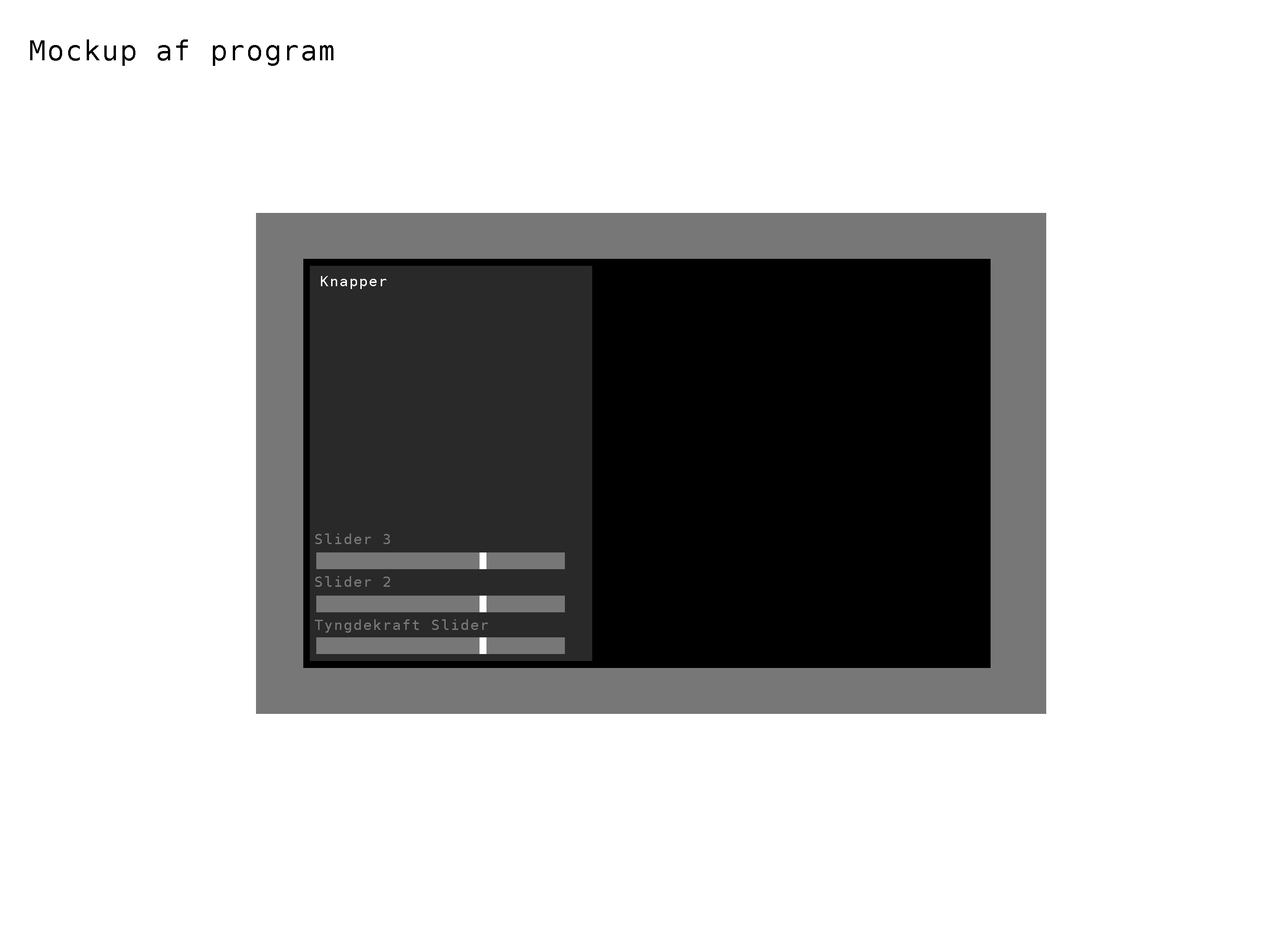
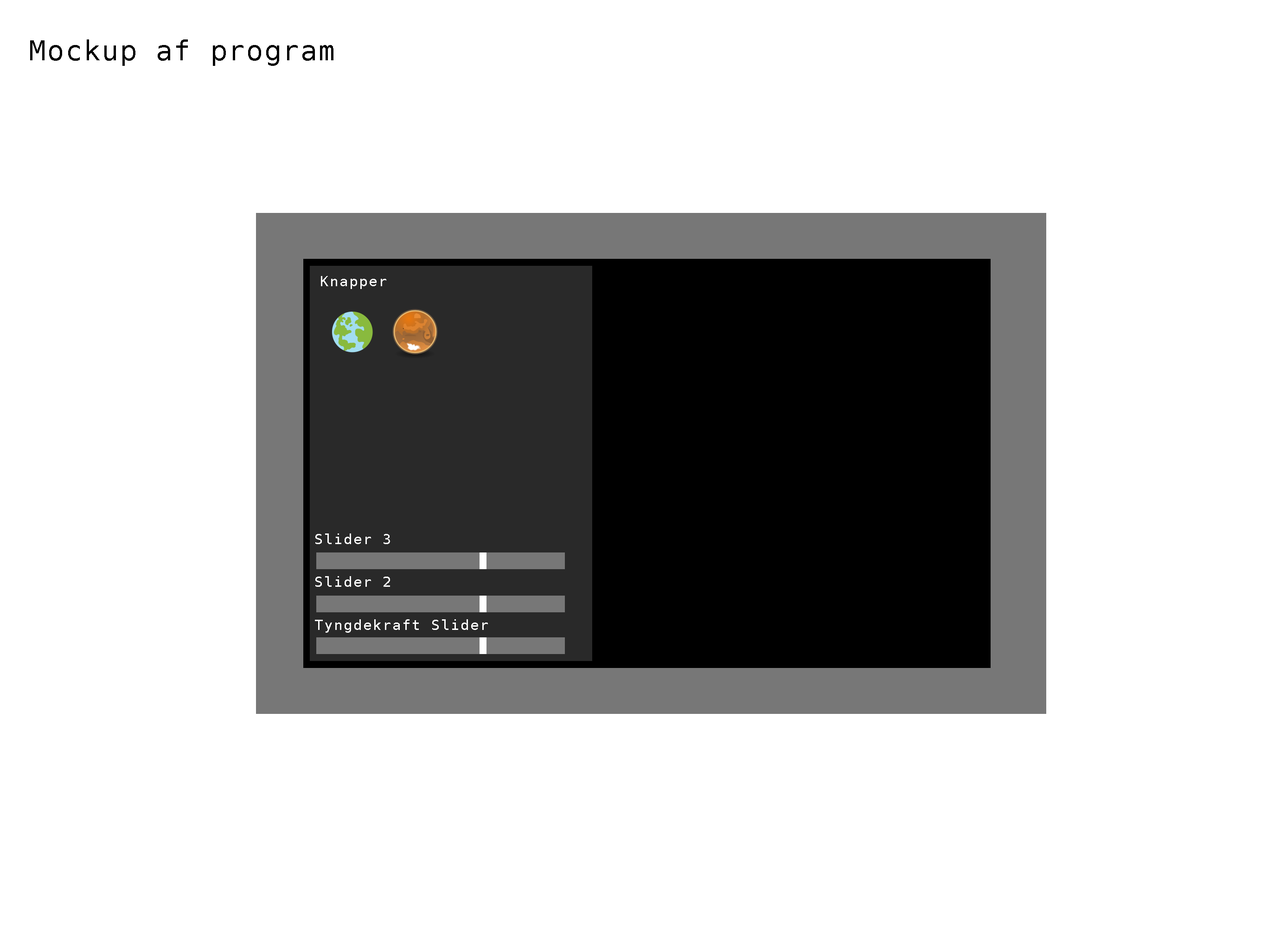
Layered file, before and after one edit (1267x950). Changes by layer:
added layer "Pasted Layer #1" in group "Buttons" over [392, 308, 438, 359]
added layer "Pasted Layer" in group "Buttons" over [331, 311, 373, 353]
painted on "Slider 3 Tekst" over [315, 533, 391, 544]
painted on "Slider 2 Tekst" over [315, 575, 391, 587]
painted on "Tyngdekraft Slider" over [314, 619, 488, 633]
